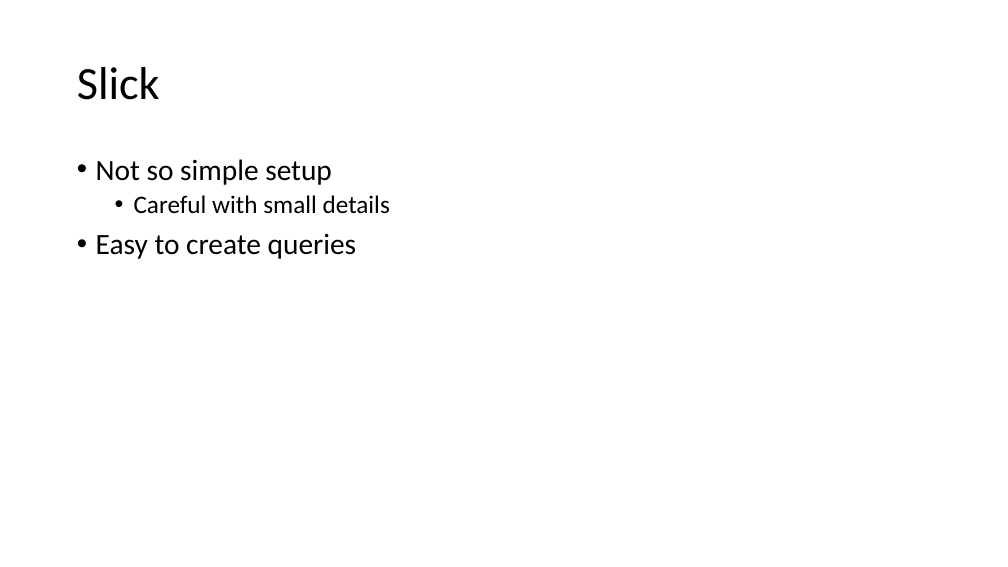
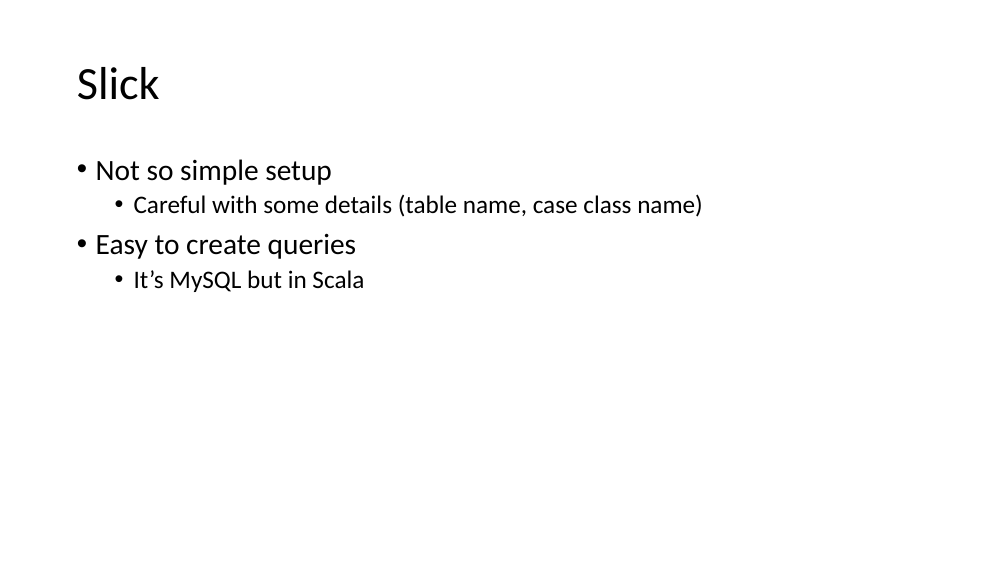
Before and after one commit to joke1196/HolyJobs, a slide deck: slide 6 of HolyJobs.pptx (slide 7 before the commit). Drawn at 1008x567 pixels with LibreOffice and Linux fonts; fonts in the diff are those of the drawing. Boxes give left, top, right and bottom in pixels: in the first picture for what was removed or moved away, otherwise in the second. Text is boxed around its words. In the diff, an @@ line names an element or a change of style, - is before the commit and + after.

Commit message:
Improved ppt

```diff
--- a/HolyJobs.pptx
+++ b/HolyJobs.pptx
@@ text at (x1=134, y1=194, x2=703, y2=217): text changed @@
-  • Careful with small details
+  • Careful with some details (table name, case class name)
@@ text at (x1=134, y1=270, x2=364, y2=292): paragraph added @@
+  • It’s MySQL but in Scala
```
Also in this commit, not shown: 5 other slides changed, 1 slide added, 2 slides removed.
